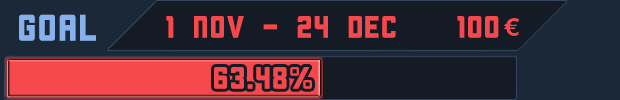
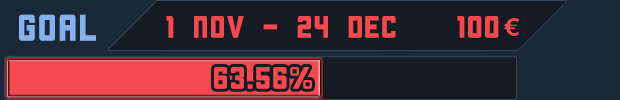
Layered file, before and after one edit (620x100). Changes by layer:
renamed "63.48%" to "63.56%", painted on it over [left=253, top=67, right=290, bottom=89]
